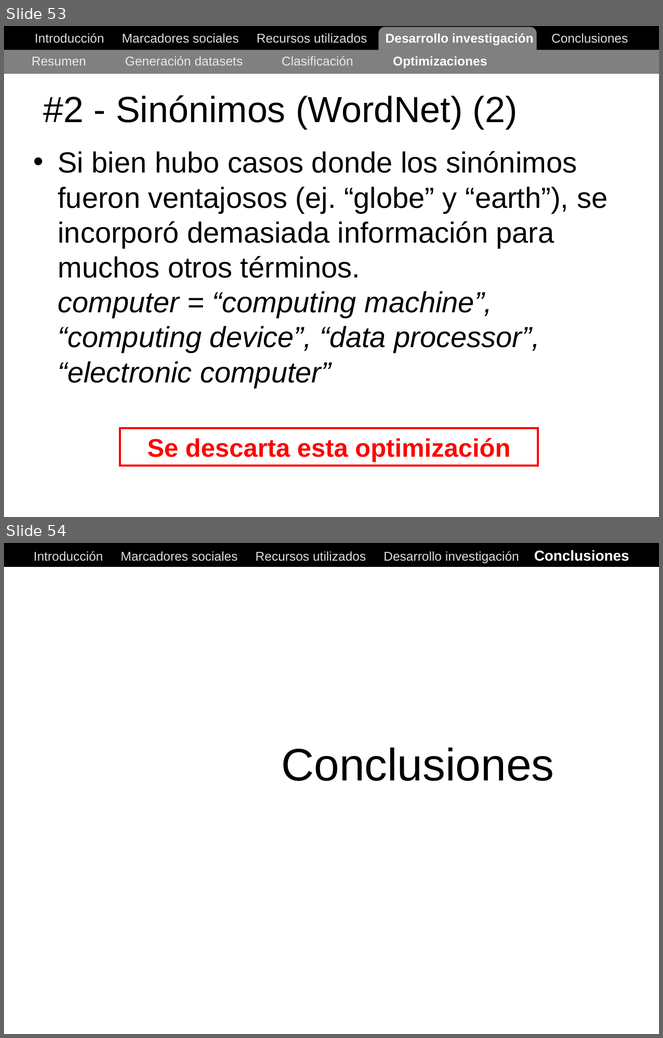
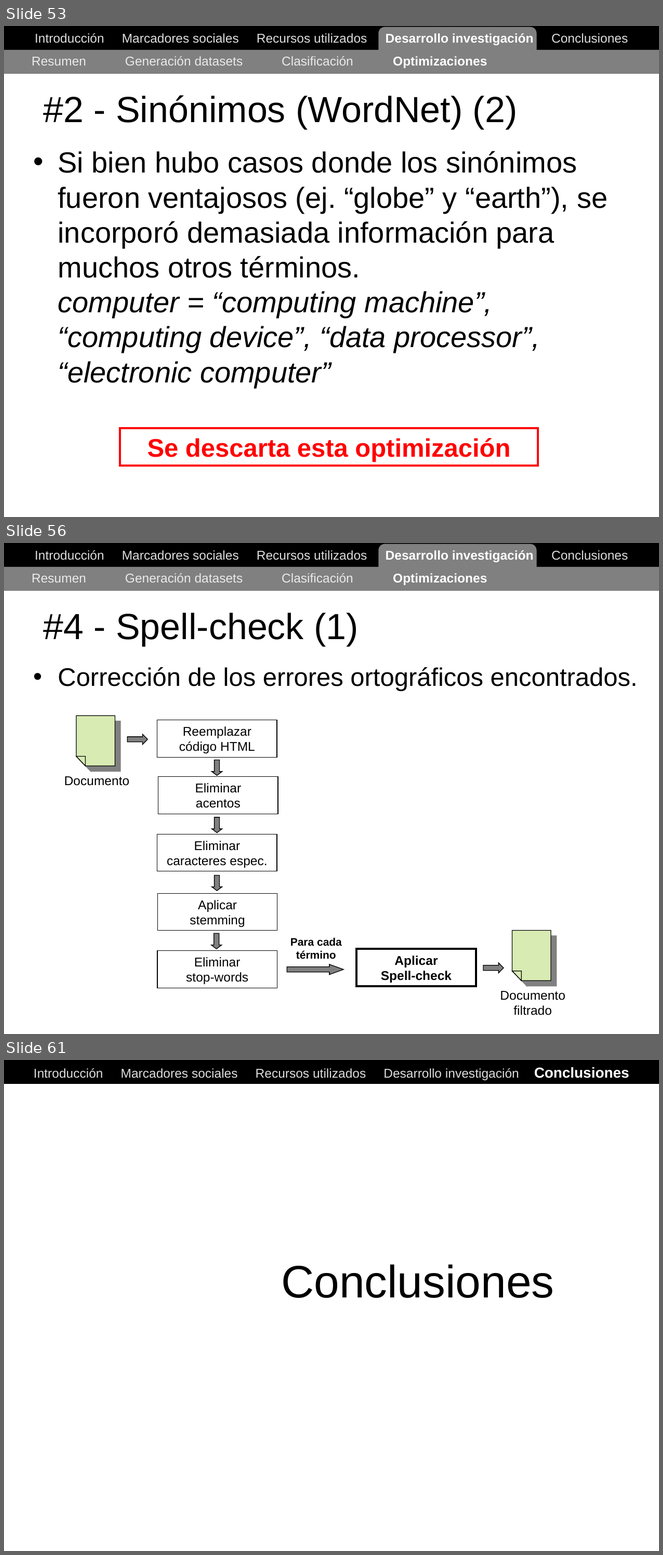
Before and after one commit to ak907kenai/nicotournetesis, a slide deck: docs_trunk/Nicolás Tourné - Presentación Tesis (v1).ppt. Shown one above the other, each under a label of ours: slides 53 and 54 before the commit, slides 53, 56 and 61 after it; the slides between them are not shown. The pictures are 663x1038 and 663x1555 pixels, drawn with LibreOffice and Linux fonts; fonts in the diff are those of the drawing. Boxes give left, top, right and bottom in pixels: in the first picture for what was removed or moved away, otherwise in the second. Text is boxed around its words. In the diff, an @@ line names an element or a change of style, - is before the commit and + after.

```diff
--- a/docs_trunk/Nicolás Tourné - Presentación Tesis (v1).ppt
+++ b/docs_trunk/Nicolás Tourné - Presentación Tesis (v1).ppt
@@ slide 56 added at [4, 543, 659, 1034], background #FFFFFF @@
@@ rectangle added at [4, 543, 659, 566], fill #000000, outline #000000 0.74 pt @@
@@ text added at [35, 550, 628, 562], 14 pt, text #DDDDDD @@
+Introducción Marcadores sociales Recursos utilizados Desarrollo investigación Conclusiones
@@ rounded rectangle added at [379, 544, 536, 583], fill #808080 @@
@@ rectangle added at [4, 566, 659, 590], fill #808080 @@
@@ text added at [32, 573, 487, 585], 14 pt, text #EAEAEA @@
+Resumen Generación datasets Clasificación Optimizaciones
@@ title added at [43, 613, 358, 646], 40 pt, text #000000 @@
+#4 - Spell-check (1)
@@ text added at [58, 667, 638, 691], 28 pt, text #000000 @@
+• Corrección de los errores ortográficos encontrados.
@@ freeform shape added at [76, 715, 115, 766], fill #D8EBB3, outline #000000 0.74 pt @@
@@ rectangle added at [157, 720, 277, 757], outline #000000 0.74 pt, 14 pt, text #000000 @@
+Reemplazar código HTML
@@ down arrow added at [128, 734, 148, 744], fill #808080, outline #000000 0.74 pt @@
@@ down arrow added at [211, 760, 222, 775], fill #808080, outline #000000 0.74 pt @@
@@ text added at [64, 776, 129, 786], 14 pt, text #000000 @@
+Documento
@@ rectangle added at [158, 777, 279, 814], outline #000000 0.74 pt, 14 pt, text #000000 @@
+Eliminar
+acentos
@@ down arrow added at [211, 818, 222, 833], fill #808080, outline #000000 0.74 pt @@
@@ rectangle added at [157, 835, 277, 872], outline #000000 0.74 pt, 14 pt, text #000000 @@
+Eliminar caracteres espec.
@@ down arrow added at [211, 875, 222, 891], fill #808080, outline #000000 0.74 pt @@
@@ rectangle added at [158, 893, 278, 931], outline #000000 0.74 pt, 14 pt, text #000000 @@
+Aplicar
+stemming
@@ freeform shape added at [513, 930, 551, 981], fill #D8EBB3, outline #000000 0.74 pt @@
@@ down arrow added at [211, 934, 221, 949], fill #808080, outline #000000 0.74 pt @@
@@ text added at [291, 938, 342, 960], 12 pt, text #000000, bold @@
+Para cada término
@@ rectangle added at [157, 951, 277, 989], outline #000000 0.74 pt, 14 pt, text #000000 @@
+Eliminar
+stop-words
@@ rectangle added at [357, 949, 476, 987], outline #000000 2.24 pt, 14 pt, text #000000, bold @@
+Aplicar
+Spell-check
@@ down arrow added at [483, 963, 504, 974], fill #808080, outline #000000 0.74 pt @@
@@ right arrow added at [287, 965, 344, 976], fill #808080, outline #000000 0.74 pt @@
@@ text added at [500, 991, 565, 1016], 14 pt, text #000000 @@
+Documento
+filtrado
@@ what was slide 54 is now slide 61 @@
```
Also in this commit, not shown: 6 other slides added.
